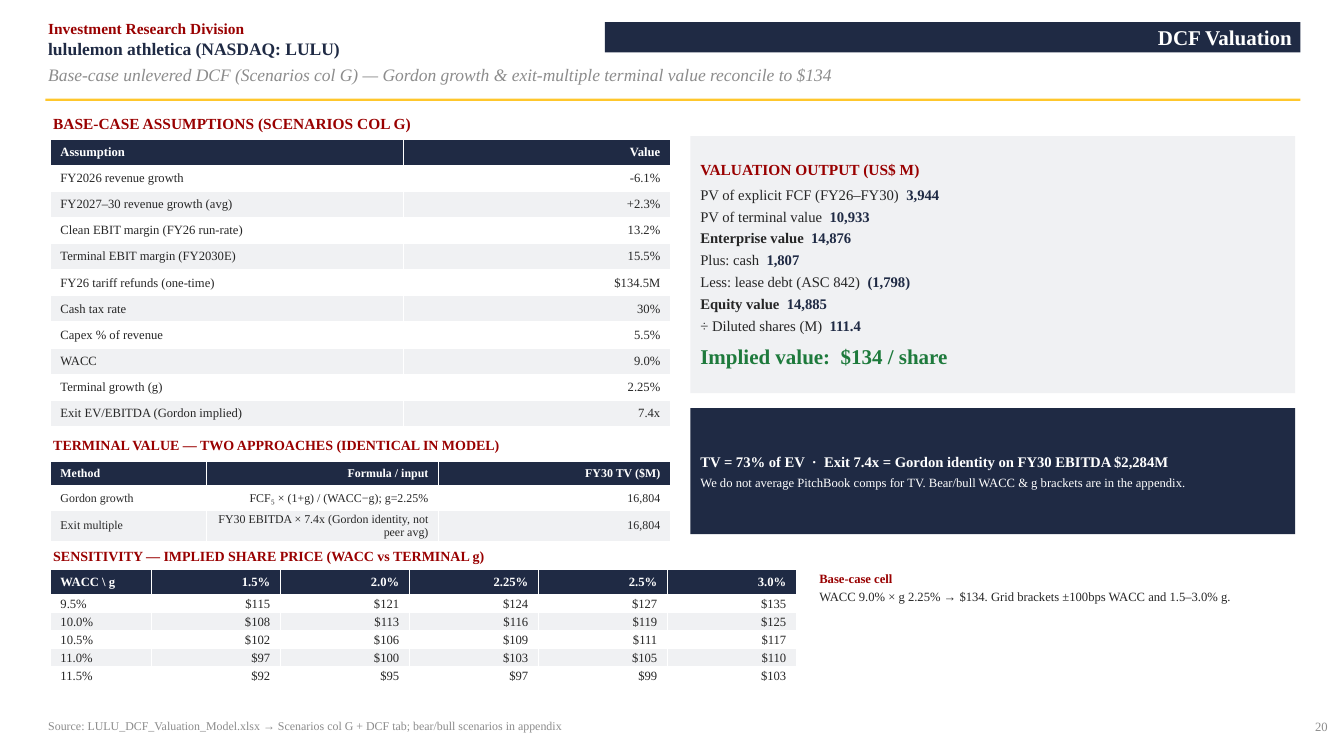
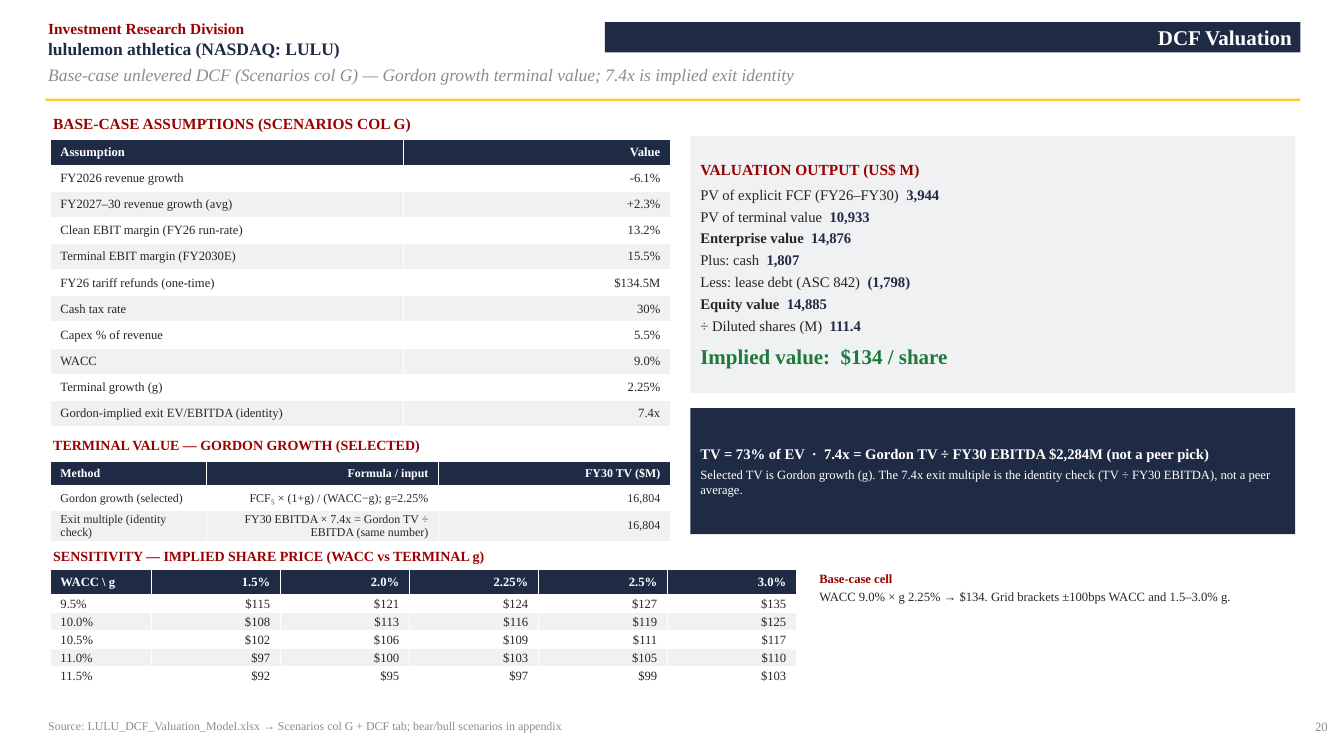
Before and after one commit to vengeanceaiUSC/RM, a slide deck: slide 21 of LULU/LULU_Investment_Pitch_Deck.pptx. Drawn at 1344x756 pixels with LibreOffice and Linux fonts; fonts in the diff are those of the drawing. Boxes give left, top, right and bottom in pixels: in the first picture for what was removed or moved away, otherwise in the second. Text is boxed around its words. In the diff, an @@ line names an element or a change of style, - is before the commit and + after.

```diff
--- a/LULU/LULU_Investment_Pitch_Deck.pptx
+++ b/LULU/LULU_Investment_Pitch_Deck.pptx
@@ text at <box>48,69,794,85</box>: text changed @@
-Base-case unlevered DCF (Scenarios col G) — Gordon growth & exit-multiple terminal value reconcile to $134
+Base-case unlevered DCF (Scenarios col G) — Gordon growth terminal value; 7.4x is implied exit identity
@@ table at <box>50,139,670,426</box> @@
-row 11, column 1: Exit EV/EBITDA (Gordon implied)
+row 11, column 1: Gordon-implied exit EV/EBITDA (identity)
@@ text at <box>53,440,420,453</box>: text changed @@
-TERMINAL VALUE — TWO APPROACHES (IDENTICAL IN MODEL)
+TERMINAL VALUE — GORDON GROWTH (SELECTED)
@@ text in rectangle at <box>700,448,1271,497</box>: text changed @@
-TV = 73% of EV · Exit 7.4x = Gordon identity on FY30 EBITDA $2,284M
-We do not average PitchBook comps for TV. Bear/bull WACC & g brackets are in the appendix.
+TV = 73% of EV · 7.4x = Gordon TV ÷ FY30 EBITDA $2,284M (not a peer pick)
+Selected TV is Gordon growth (g). The 7.4x exit multiple is the identity check (TV ÷ FY30 EBITDA), not a peer average.
@@ table at <box>50,462,670,543</box> @@
-row 2, column 1: Gordon growth
+row 2, column 1: Gordon growth (selected)
-row 3, column 1: Exit multiple
+row 3, column 1: Exit multiple (identity check)
-row 3, column 2: FY30 EBITDA × 7.4x (Gordon identity, not peer avg)
+row 3, column 2: FY30 EBITDA × 7.4x = Gordon TV ÷ EBITDA (same number)
```
Also in this commit, not shown: 2 other slides changed, 4 other files.
